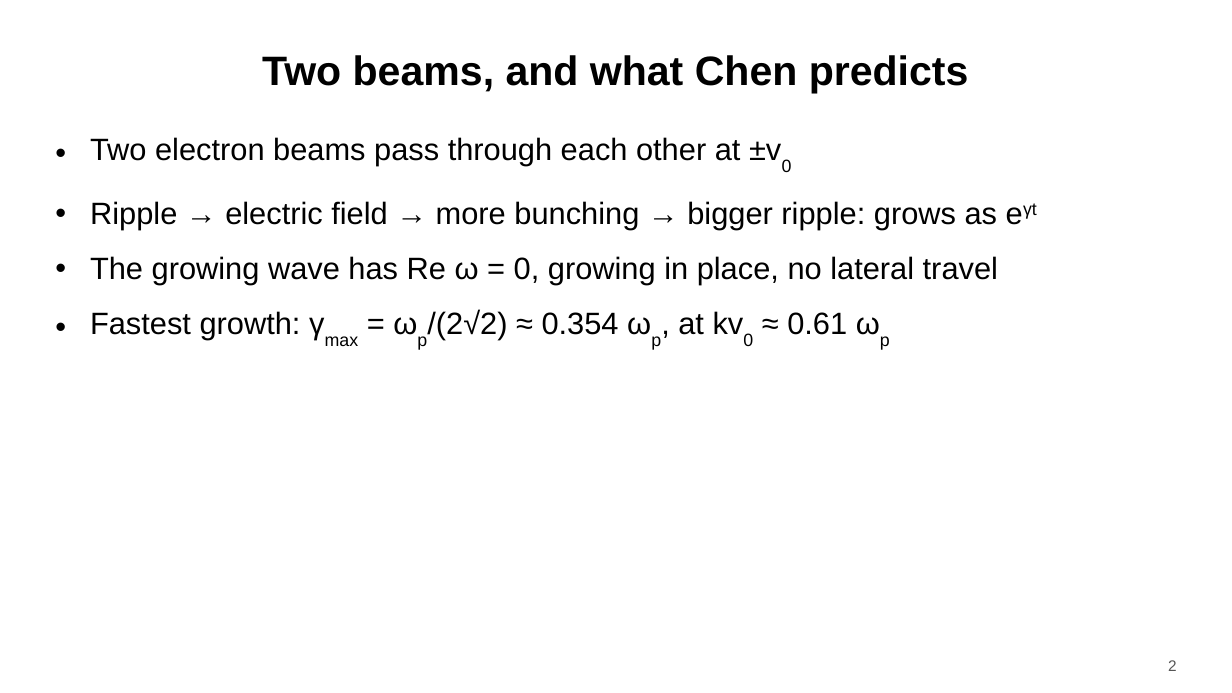
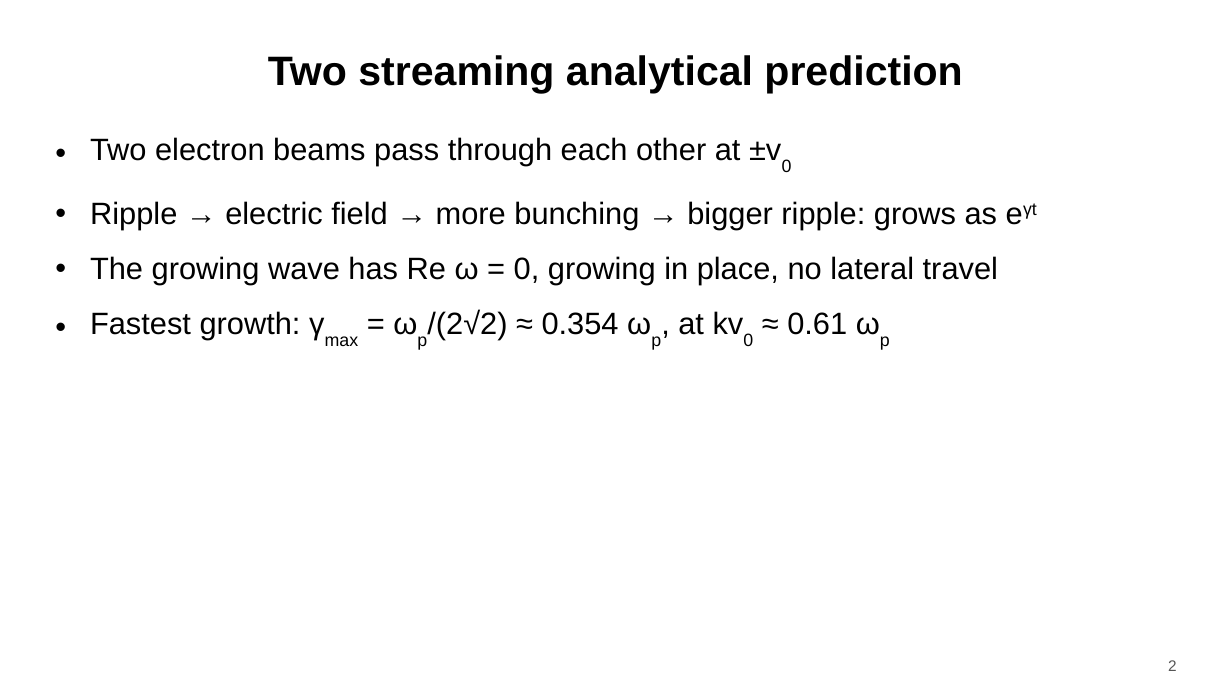
Before and after one commit to harry-wu-28/plasma, a slide deck: slide 2 of twostream/results/talk/twostream_talk_final.pptx. Drawn at 1232x693 pixels with LibreOffice and Linux fonts; fonts in the diff are those of the drawing. Boxes give left, top, right and bottom in pixels: in the first picture for what was removed or moved away, otherwise in the second. Text is boxed around its words. In the diff, an @@ line names an element or a change of style, - is before the commit and + after.

```diff
--- a/twostream/results/talk/twostream_talk_final.pptx
+++ b/twostream/results/talk/twostream_talk_final.pptx
@@ title at (x1=268, y1=55, x2=962, y2=94): text changed @@
-Two beams, and what Chen predicts
+Two streaming analytical prediction
```
Also in this commit, not shown: 5 other slides changed, 1 slide added.
